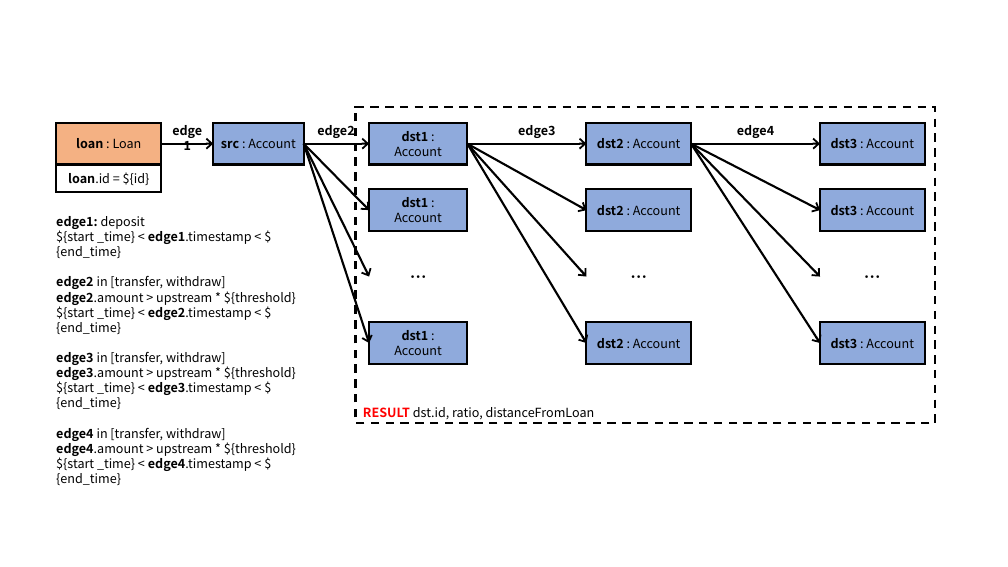
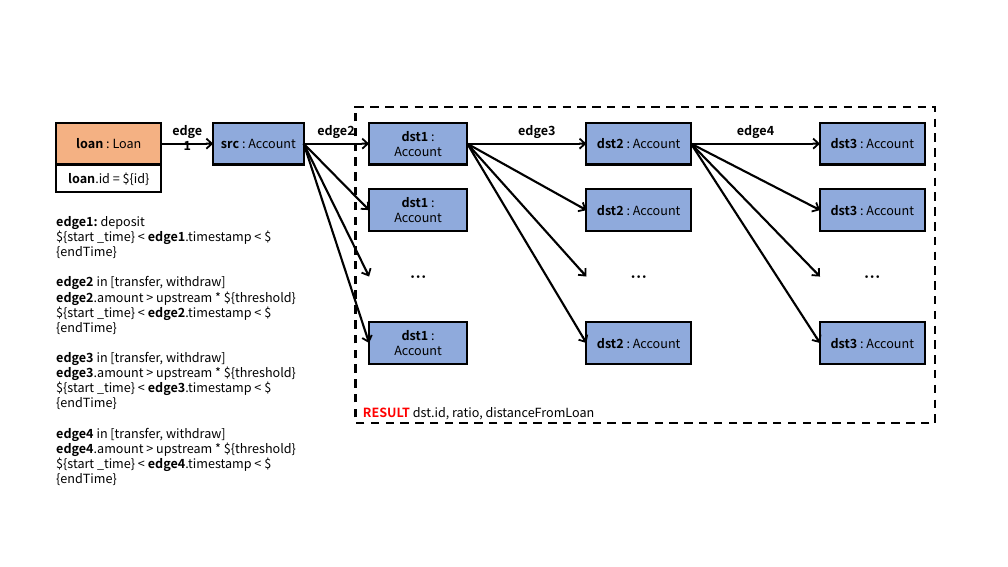
Before and after one commit to ldbc/ldbc_finbench_docs, a slide deck: slide 8 of patterns/transaction-complex-read.pptx. Drawn at 1008x567 pixels with LibreOffice and Linux fonts; fonts in the diff are those of the drawing. Boxes give left, top, right and bottom in pixels: in the first picture for what was removed or moved away, otherwise in the second. Text is boxed around its words. In the diff, an @@ line names an element or a change of style, - is before the commit and + after.

```diff
--- a/patterns/transaction-complex-read.pptx
+++ b/patterns/transaction-complex-read.pptx
@@ text at (56,228,252,258): text changed @@
-${start _time} < edge1.timestamp < ${end_time}
+${start _time} < edge1.timestamp < ${endTime}
@@ text at (56,304,252,334): text changed @@
-${start _time} < edge2.timestamp < ${end_time}
+${start _time} < edge2.timestamp < ${endTime}
@@ text at (56,379,252,409): text changed @@
-${start _time} < edge3.timestamp < ${end_time}
+${start _time} < edge3.timestamp < ${endTime}
@@ text at (56,455,252,485): text changed @@
-${start _time} < edge4.timestamp < ${end_time}
+${start _time} < edge4.timestamp < ${endTime}
```
Also in this commit, not shown: 12 other slides changed, 3 other files.
